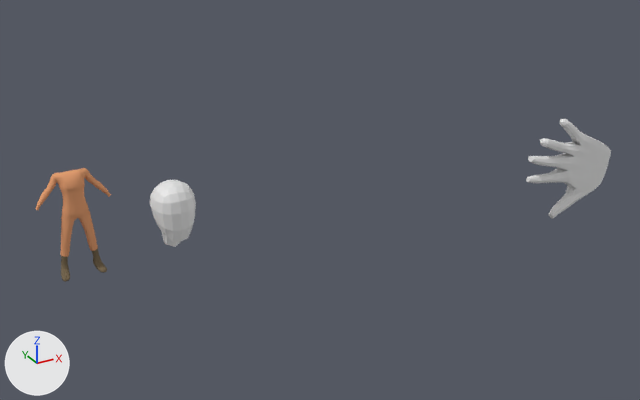
The Blender file BlendFilesForUnity/R_CharacterModel.blend, before and after one commit.
Both versions are drawn from a 50 mm lens placed at (-6.5, -30.8, 16.3), pointed at (10.7, 0.5, 0.6). Lighting does not change. The marker at lower left points along +X, +Y and +Z.
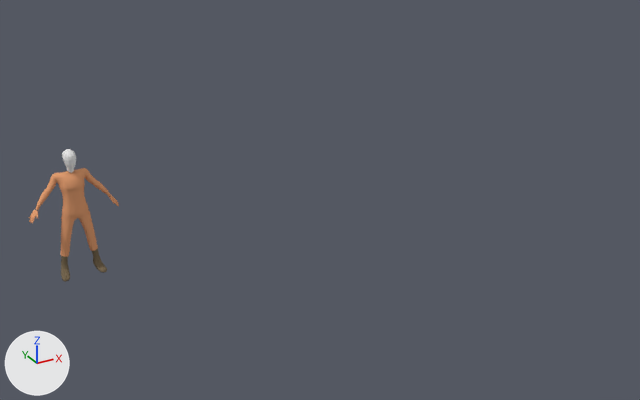
The change, as a list of edits to the scene's bpy script:
```text
Change me_cube:
    used by ob_cube_002; location = (3.69, -0.32, 2.31)
    remove me_cube.from_pydata(...)  # 122 vertices, 120 faces; spans x -0.88..0.88, y -0.88..0.88, z -1.96..0.88
    add me_cube.from_pydata(...)  # 119 vertices, 112 faces; spans x -0.88..0.88, y -0.88..0.88, z -2.09..0.88
    me_cube part 1
    11 vertices are removed from x -0.4..0.34, y 0.04..0.66, z -1.96..-1.67
    20 faces are deleted
    3 vertices in x -0.36..0.36, y -0.09..-0.08, z -1.18..-1.12 move by (0.0, -0.22, -0.26)
    25 vertices move from x -0.68..0.68, y -0.02..0.73, z -1.67..-0.67 to x -0.68..0.68, y -0.25..0.67, z -1.91..-0.83
    8 vertices are added at x -0.47..0.47, y -0.24..0.76, z -2.09..-1.85
    12 new faces join them
Change ob_cube_002:
    ob_cube_002.location: (3.69, -0.32, 2.31) -> (0.0, -0.08, 4.81)
    ob_cube_002.scale: (1.0, 1.0, 1.0) -> (0.269, 0.386, 0.285)
Remove ob_cube_001:
    ob_cube_001 = bpy.data.objects.new('Cube.001', me_cube_002)
    ob_cube_001.location = (25.43, -0.08, -0.13)
```

What differs and where, as boxes (x1, y1, x2, y2) in the pictures (640 x 400 px):
'Cube.001', deleted: before (526, 119, 611, 219)
'Cube.002', reshaped, moved, rescaled (68% narrower, 63% shorter): before (150, 180, 196, 247); after (62, 149, 76, 173)
part 1 of me_cube, cut back: before (154, 218, 180, 247); after (64, 162, 74, 173)
